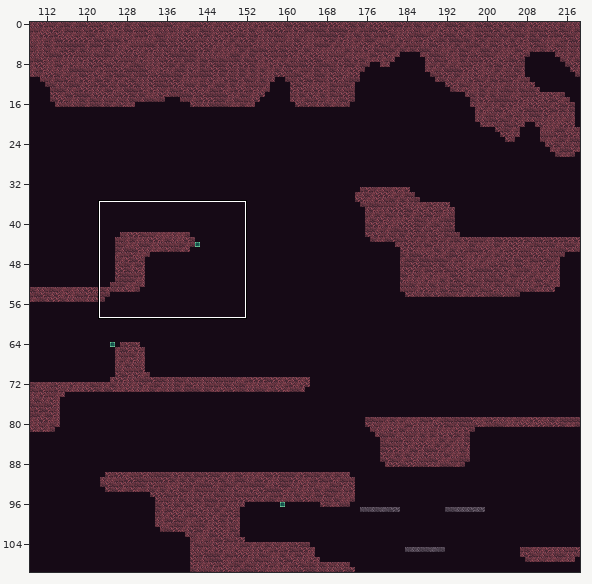
Tiled map -- android/assets/maps/level1.tmx. Above, an overview of the earlier version with the close-up marked.
Close-up. The starting point:
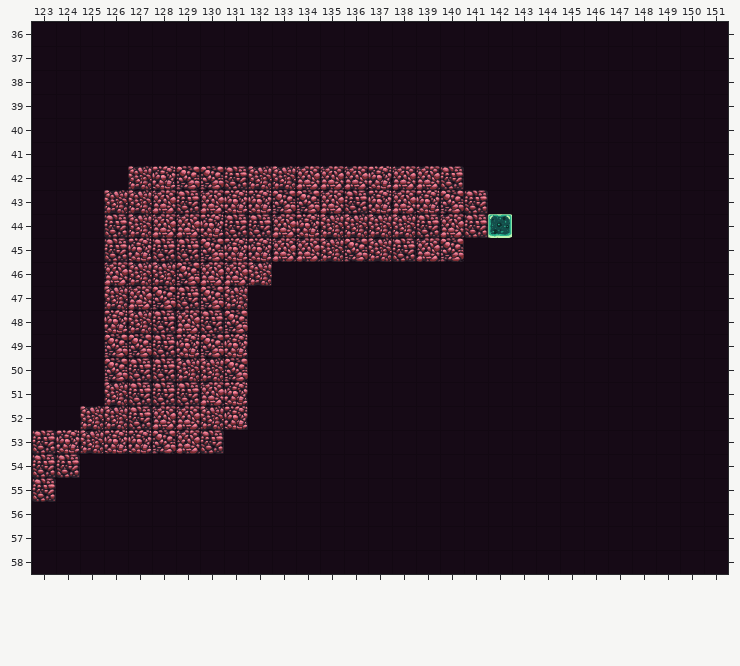
Cells are 64x64 px. Shown: x 123..151, y 36..58. The commit also changed other parts of the map, which this record leaves out.
And afterwards:
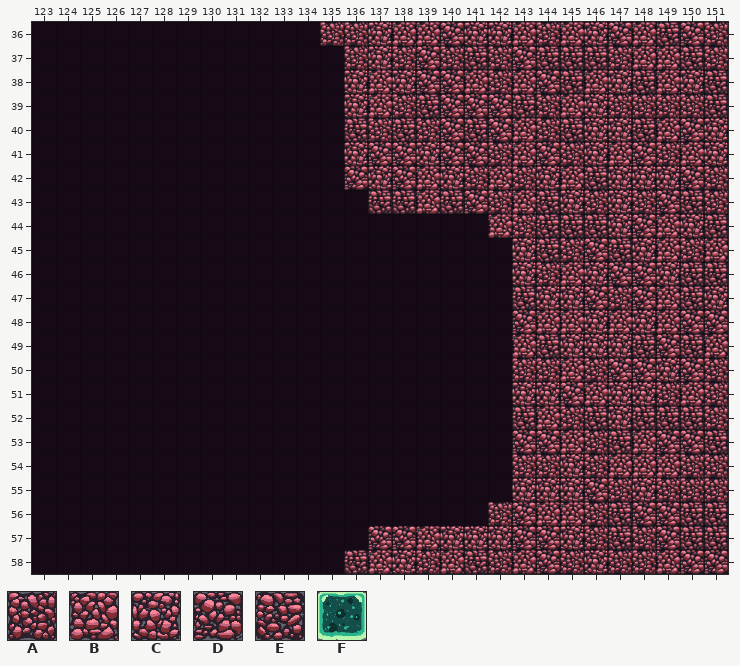
Key: from "tileMapGutter": A 5, B 6, C 7, D 8, E 9, F 20.
_ is an empty cell.
The edit:
{"where": "layer \"terrain\""}
{"y":36,"x":135,"old":"_________________","new":"AACBBDCCBABCDBEDA"}
{"y":37,"x":136,"old":"________________","new":"ACADAEADEEEABBEA"}
{"y":38,"x":136,"old":"________________","new":"CBCDDBABDEBCEBCE"}
{"y":39,"x":136,"old":"________________","new":"CBAEDDDEABCAAAAE"}
{"y":40,"x":136,"old":"________________","new":"EAEADEDBAECCEBDC"}
{"y":41,"x":136,"old":"________________","new":"CDDCDDABDACBDABC"}
{"y":42,"x":127,"old":"ACDDEAABBB","new":"_________D"}
{"y":42,"x":138,"old":"B","new":"D"}
{"y":42,"x":140,"old":"E___________","new":"CABACBECCCDA"}
{"y":43,"x":126,"old":"AABEBCCDDBECBCDE__________","new":"___________EEBEDABECACADEA"}
{"y":44,"x":126,"old":"EABBCEEBCAAAAEBEF_________","new":"________________BAEEECDBCE"}
{"y":45,"x":126,"old":"ECEEDCCBBADAEBD","new":"_______________"}
{"y":45,"x":143,"old":"_________","new":"CEADECBAB"}
{"y":46,"x":126,"old":"BAADBBA","new":"_______"}
{"y":46,"x":143,"old":"_________","new":"CABCDDCEE"}
{"y":47,"x":126,"old":"ABDEDA","new":"______"}
{"y":47,"x":143,"old":"_________","new":"ECCDADBEC"}
{"y":48,"x":126,"old":"CAEBED","new":"______"}
{"y":48,"x":143,"old":"_________","new":"DBBCBCBDD"}
{"y":49,"x":126,"old":"DDECDC","new":"______"}
{"y":49,"x":143,"old":"_________","new":"BECCCEDEB"}
{"y":50,"x":126,"old":"DEEAAD","new":"______"}
{"y":50,"x":143,"old":"_________","new":"AABADDCDA"}
{"y":51,"x":126,"old":"AEEEBC","new":"______"}
{"y":51,"x":143,"old":"_________","new":"CCDBCCABA"}
{"y":52,"x":125,"old":"AAEBBAC","new":"_______"}
{"y":52,"x":143,"old":"_________","new":"EBAECEEEA"}
{"y":53,"x":123,"old":"ECACCDBE","new":"________"}
{"y":53,"x":143,"old":"_________","new":"DDBAEBDDE"}
{"y":54,"x":123,"old":"EE","new":"__"}
{"y":54,"x":143,"old":"_________","new":"AACABBBAA"}
{"y":55,"x":123,"old":"E","new":"_"}
{"y":55,"x":143,"old":"_________","new":"CCCDACAAA"}
{"y":56,"x":142,"old":"__________","new":"ADBBAEDDEE"}
{"y":57,"x":137,"old":"_______________","new":"DDBCCCDDCAEADEE"}
{"y":58,"x":136,"old":"________________","new":"EBCABEABDACAABDD"}
{"label":"changed","picture_box":[32,22,728,574]}
